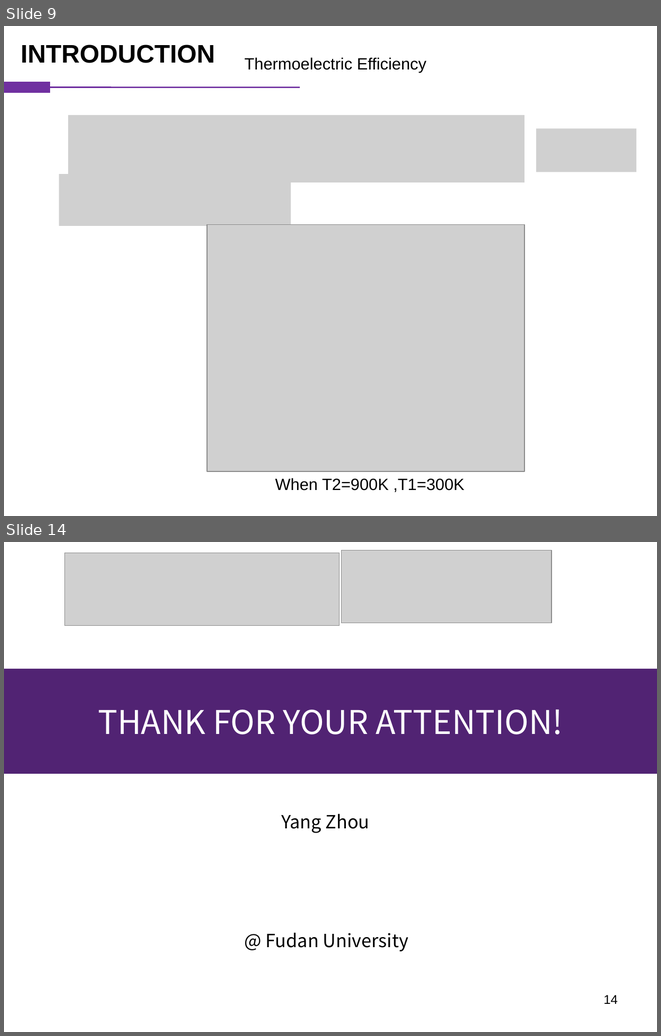
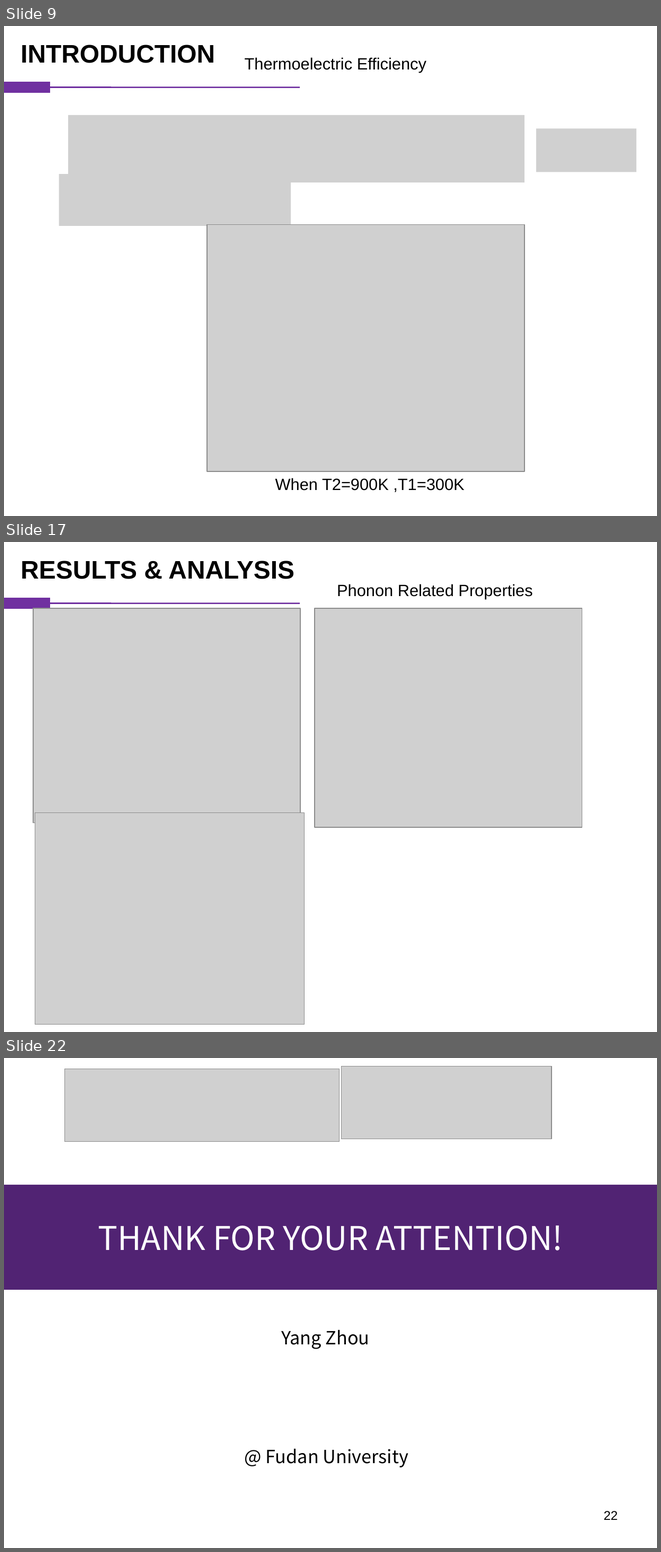
Before and after one commit to vanceeasleaf/paper_bi4i4, a slide deck: bi4i4.pptx. Shown one above the other, each under a label of ours: slides 9 and 14 before the commit, slides 9, 17 and 22 after it; the slides between them are not shown. The pictures are 661x1036 and 661x1552 pixels, drawn with LibreOffice and Linux fonts; fonts in the diff are those of the drawing; grey boxes stand for pictures. Boxes give left, top, right and bottom in pixels: in the first picture for what was removed or moved away, otherwise in the second. Text is boxed around its words. In the diff, an @@ line names an element or a change of style, - is before the commit and + after.

```diff
--- a/bi4i4.pptx
+++ b/bi4i4.pptx
@@ slide 17 added at [4, 542, 657, 1032], background #FFFFFF @@
@@ text added at [20, 561, 294, 579], 28 pt, text #000000, bold @@
+RESULTS & ANALYSIS
@@ text added at [337, 584, 532, 599], 18 pt, text #000000 @@
+Phonon Related Properties
@@ rectangle added at [4, 598, 50, 609], fill #7030A0, outline #7030A0 0.75 pt @@
@@ line added from (300, 603) to (50, 603), #7030A0 1.5 pt @@
@@ picture added at [33, 609, 300, 823] @@
@@ picture added at [315, 609, 582, 827] @@
@@ picture added at [35, 812, 305, 1024] @@
@@ what was slide 14 is now slide 22 @@
@@ page number at [603, 1511, 618, 1520]: text changed @@
-14
+22
```
Also in this commit, not shown: 4 slides changed, 7 other slides added.
